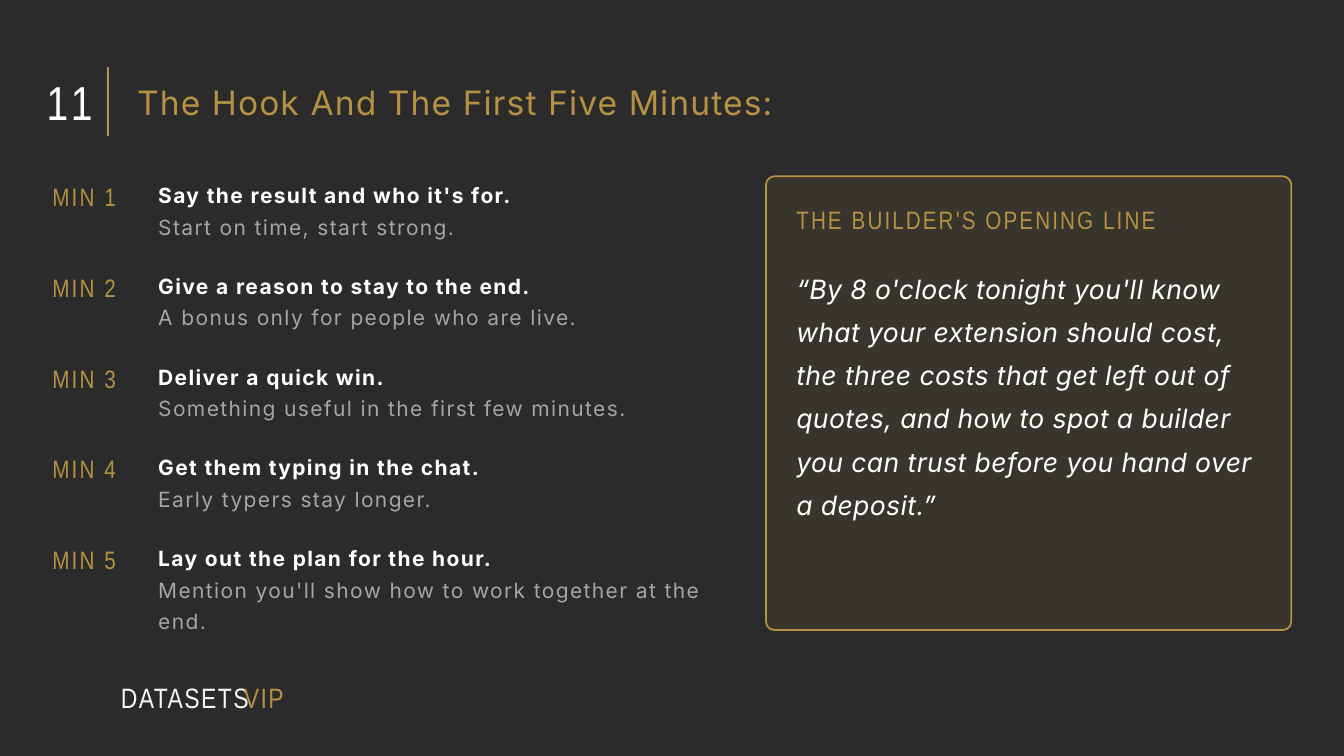
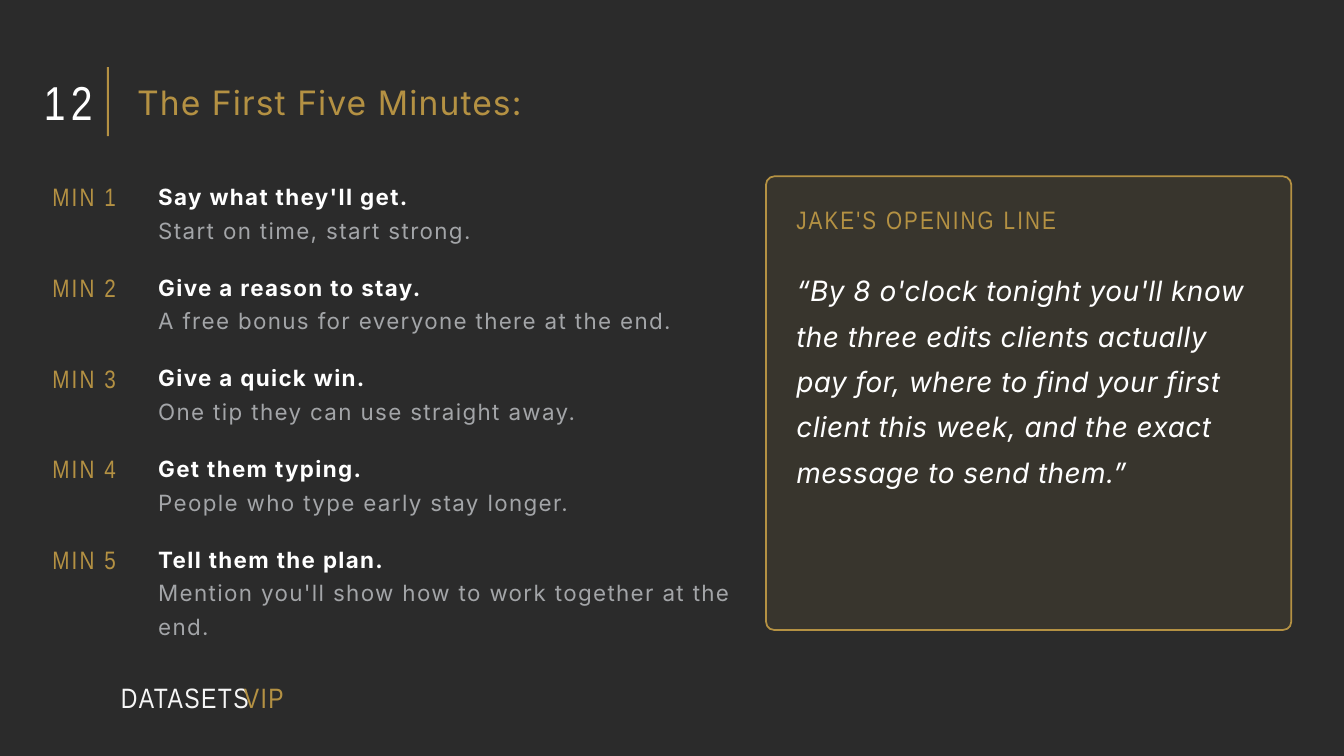
Before and after one commit to NMD2K15/nayscale-landing, a slide deck: slide 16 of vip/webinar-growth-specialist/The Webinar Growth Specialist.pptx (slide 14 before the commit). Drawn at 1344x756 pixels with LibreOffice and Linux fonts; fonts in the diff are those of the drawing; background and template pictures are left out; a plain dark background stands for a picture behind light text. Boxes give left, top, right and bottom in pixels: in the first picture for what was removed or moved away, otherwise in the second. Text is boxed around its words. In the diff, an @@ line names an element or a change of style, - is before the commit and + after.

```diff
--- a/vip/webinar-growth-specialist/The Webinar Growth Specialist.pptx
+++ b/vip/webinar-growth-specialist/The Webinar Growth Specialist.pptx
@@ text at bbox=[44, 87, 93, 120]: text changed @@
-11
+12
@@ title at bbox=[137, 90, 522, 116]: text changed @@
-The Hook And The First Five Minutes:
+The First Five Minutes:
@@ text at bbox=[158, 188, 407, 210]: text changed; size 15 to 16 pt @@
-Say the result and who it's for.
+Say what they'll get.
@@ text at bbox=[158, 222, 470, 244]: size 15 to 16 pt in "Start on time, start strong." @@
@@ text at bbox=[796, 211, 1056, 229]: text changed @@
-THE BUILDER'S OPENING LINE
+JAKE'S OPENING LINE
@@ text at bbox=[158, 279, 670, 334]: text changed; size 15 to 16 pt @@
-Give a reason to stay to the end.
-A bonus only for people who are live.
+Give a reason to stay.
+A free bonus for everyone there at the end.
@@ text at bbox=[796, 280, 1244, 489]: text changed; size 19 to 20 pt @@
-“By 8 o'clock tonight you'll know what your extension should cost, the three costs that get left out of quotes, and how to spot a builder you can trust before you hand over a deposit.”
+“By 8 o'clock tonight you'll know the three edits clients actually pay for, where to find your first client this week, and the exact message to send them.”
@@ text at bbox=[158, 369, 575, 425]: text changed; size 15 to 16 pt @@
-Deliver a quick win.
-Something useful in the first few minutes.
+Give a quick win.
+One tip they can use straight away.
@@ text at bbox=[158, 460, 568, 516]: text changed; size 15 to 16 pt; text colour #FFFFFF to #A3A5A8; bold off @@
-Get them typing in the chat.
-Early typers stay longer.
+Get them typing.
+People who type early stay longer.
@@ text at bbox=[158, 551, 383, 573]: text changed; size 15 to 16 pt @@
-Lay out the plan for the hour.
+Tell them the plan.
@@ text at bbox=[158, 584, 729, 635]: size 15 to 16 pt in "Mention you'll show how to work together ..." @@
```
Also in this commit, not shown: 30 other slides changed, 12 slides added, 8 slides removed, 5 other files.
